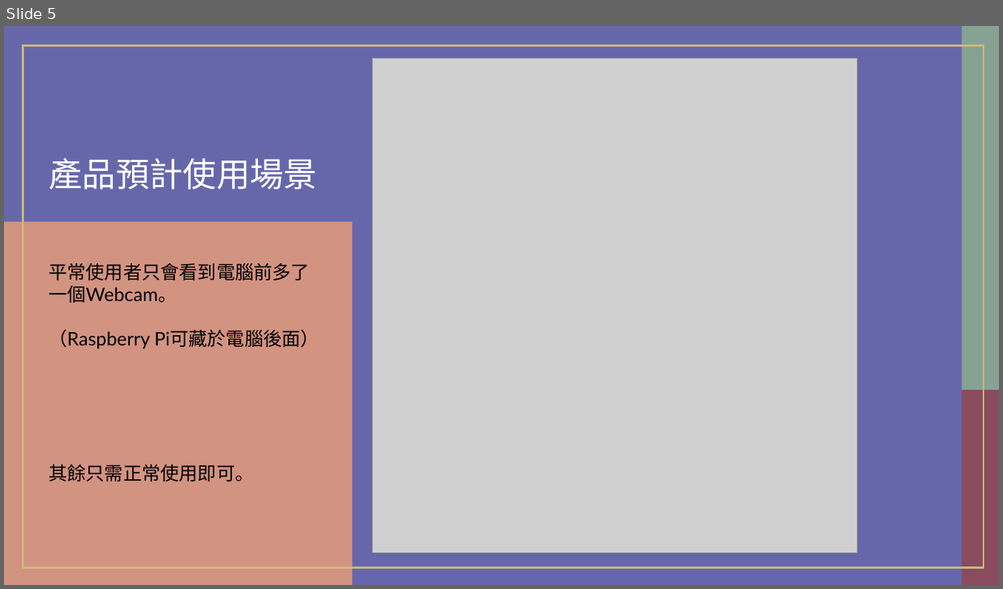
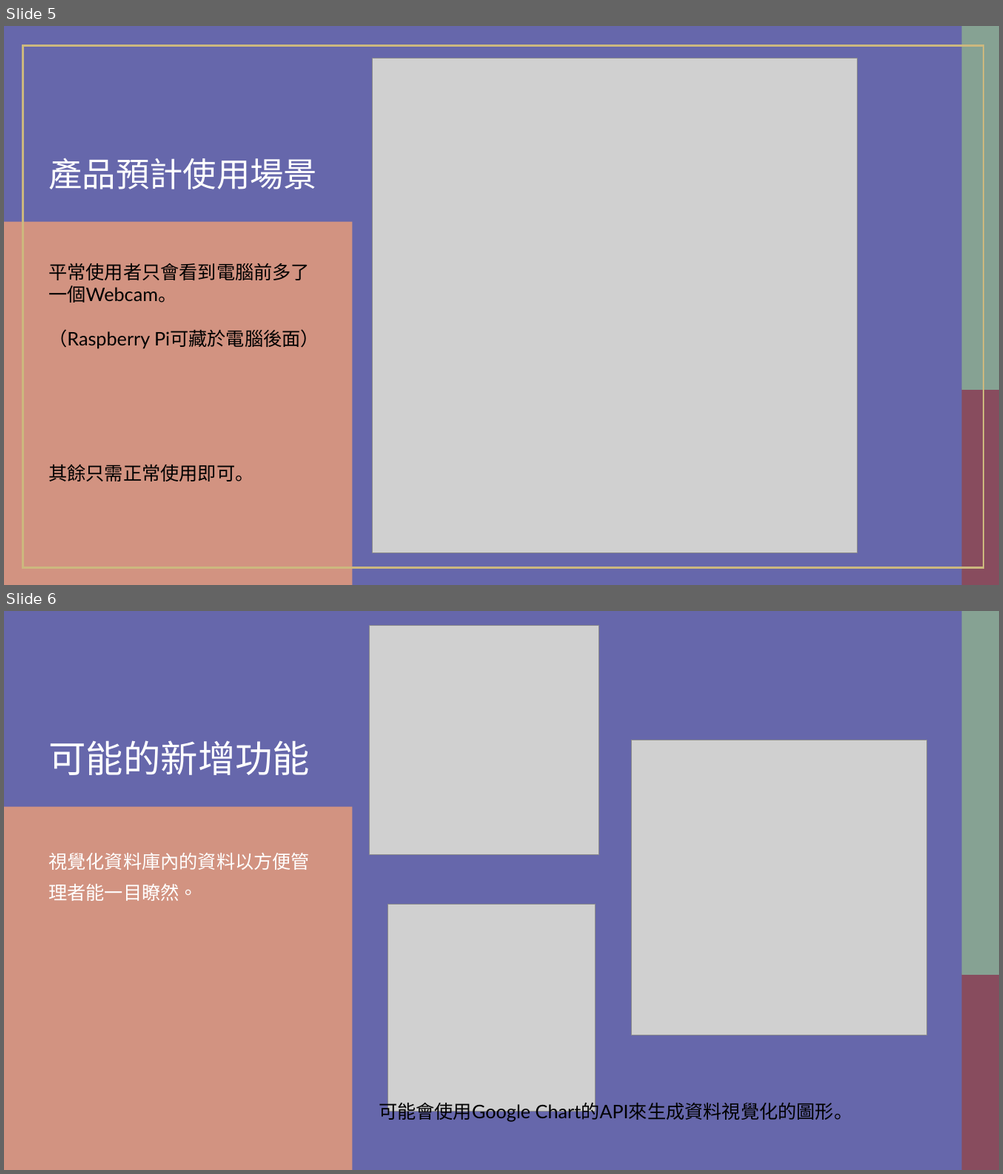
Before and after one commit to TunghaiTSM/IOT-Final, a slide deck: blob/IOT_MID.pptx. Shown one above the other, each under a label of ours: slide 5 before the commit, slides 5 and 6 after it. The pictures are 1003x589 and 1003x1174 pixels, drawn with LibreOffice and Linux fonts; fonts in the diff are those of the drawing; grey boxes stand for pictures. Boxes give left, top, right and bottom in pixels: in the first picture for what was removed or moved away, otherwise in the second. Text is boxed around its words. In the diff, an @@ line names an element or a change of style, - is before the commit and + after.

```diff
--- a/blob/IOT_MID.pptx
+++ b/blob/IOT_MID.pptx
@@ slide 6 added at [4,611,999,1170], background #6667AB; not listed: 3 template elements that a slide beside it also shows @@
@@ picture added at [369,625,599,855] @@
@@ title added at [48,741,310,775], 36 pt, text #FFFFFF @@
+可能的新增功能
@@ picture added at [632,740,927,1036] @@
@@ text added at [48,853,310,901], 18 pt, text #FFFFFF @@
+視覺化資料庫內的資料以方便管理者能一目瞭然。
@@ picture added at [387,905,595,1113] @@
@@ text added at [378,1099,852,1122], 18 pt, text #000000 @@
+可能會使用Google Chart的API來生成資料視覺化的圖形。
```
